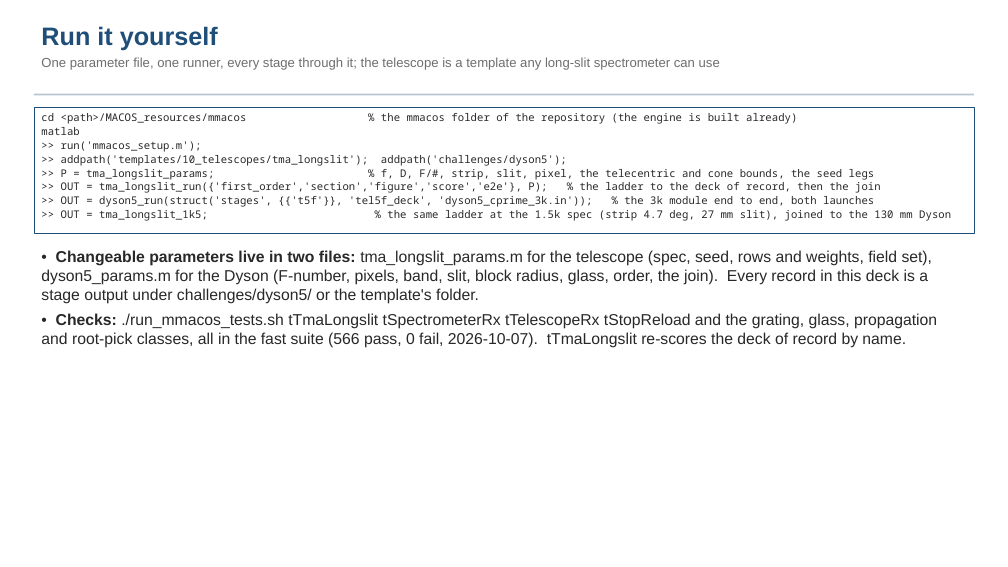
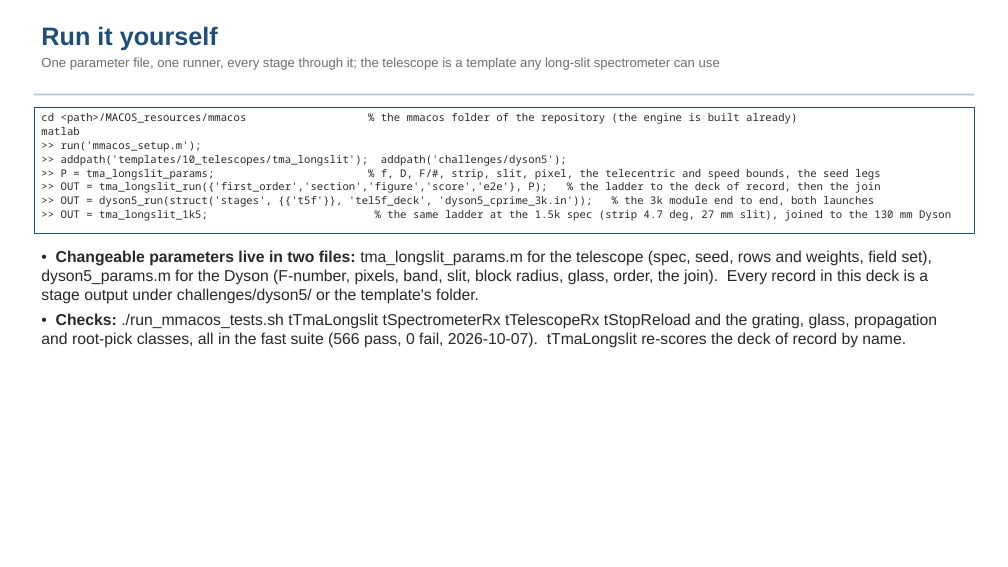
Before and after one commit to nasa-jpl/macos, a slide deck: slide 21 of demo_session/deck_dyson_3k.pptx. Drawn at 1008x567 pixels with LibreOffice and Linux fonts; fonts in the diff are those of the drawing. Boxes give left, top, right and bottom in pixels: in the first picture for what was removed or moved away, otherwise in the second. Text is boxed around its words. In the diff, an @@ line names an element or a change of style, - is before the commit and + after.

```diff
--- a/demo_session/deck_dyson_3k.pptx
+++ b/demo_session/deck_dyson_3k.pptx
@@ text in rectangle at box(61, 169, 881, 180): text changed @@
->> P = tma_longslit_params; % f, D, F/#, strip, slit, pixel, the telecentric and cone bounds, the seed legs
+>> P = tma_longslit_params; % f, D, F/#, strip, slit, pixel, the telecentric and speed bounds, the seed legs
```
Also in this commit, not shown: 7 other slides changed, 1 other file.
